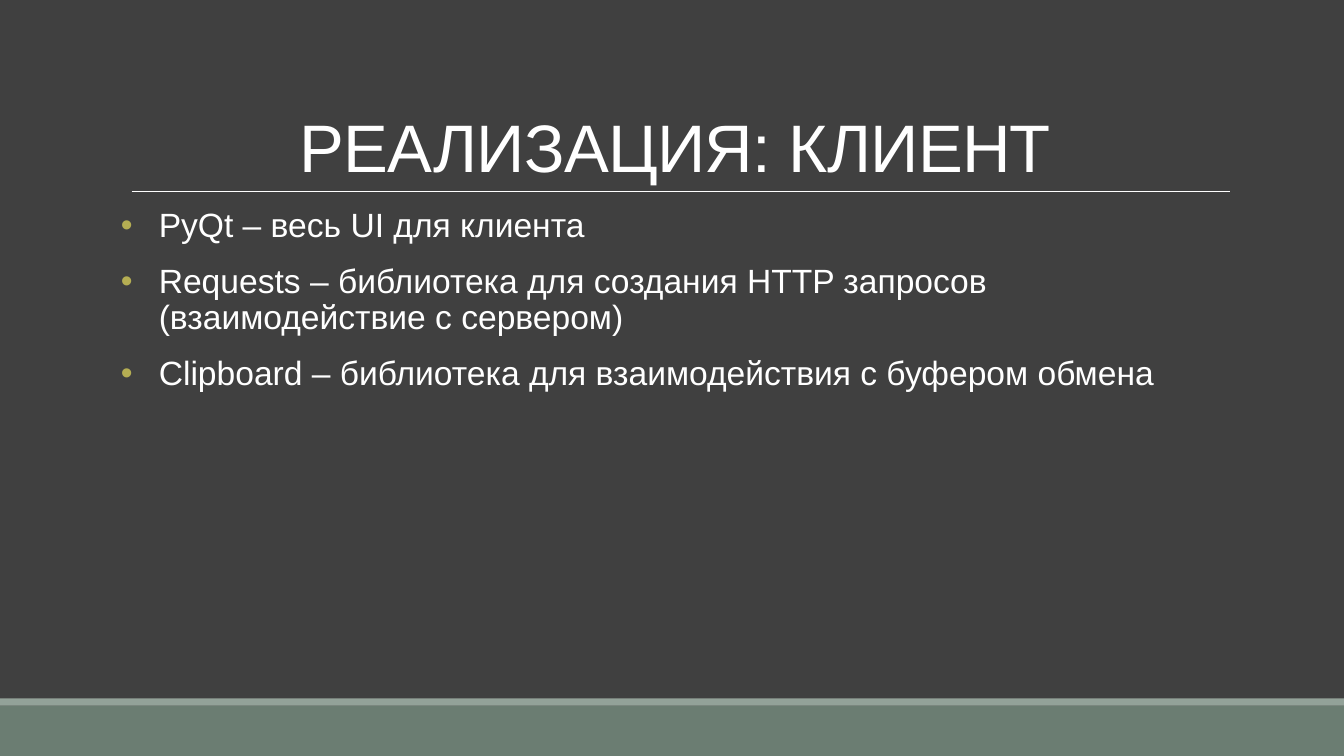
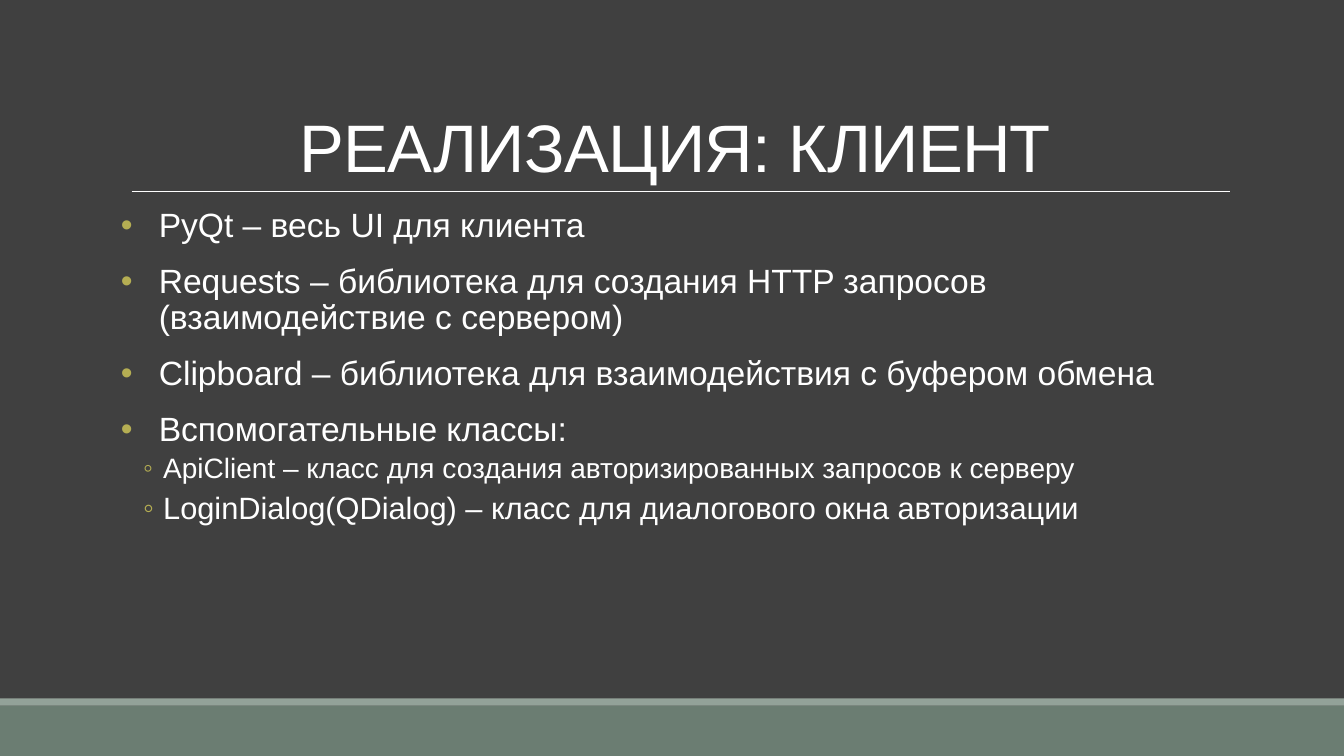
Before and after one commit to TrixiS/lolder, a slide deck: slide 4 of lolder.pptx. Drawn at 1344x756 pixels with LibreOffice and Linux fonts; fonts in the diff are those of the drawing. Boxes give left, top, right and bottom in pixels: in the first picture for what was removed or moved away, otherwise in the second. Text is boxed around its words. In the diff, an @@ line names an element or a change of style, - is before the commit and + after.

```diff
--- a/lolder.pptx
+++ b/lolder.pptx
@@ text at (159, 418, 1079, 525): paragraphs added @@
+• Вспомогательные классы:
+  ◦ ApiClient – класс для создания авторизированных запросов к серверу
+  ◦ LoginDialog(QDialog) – класс для диалогового окна авторизации
```
Also in this commit, not shown: 2 other slides changed.
